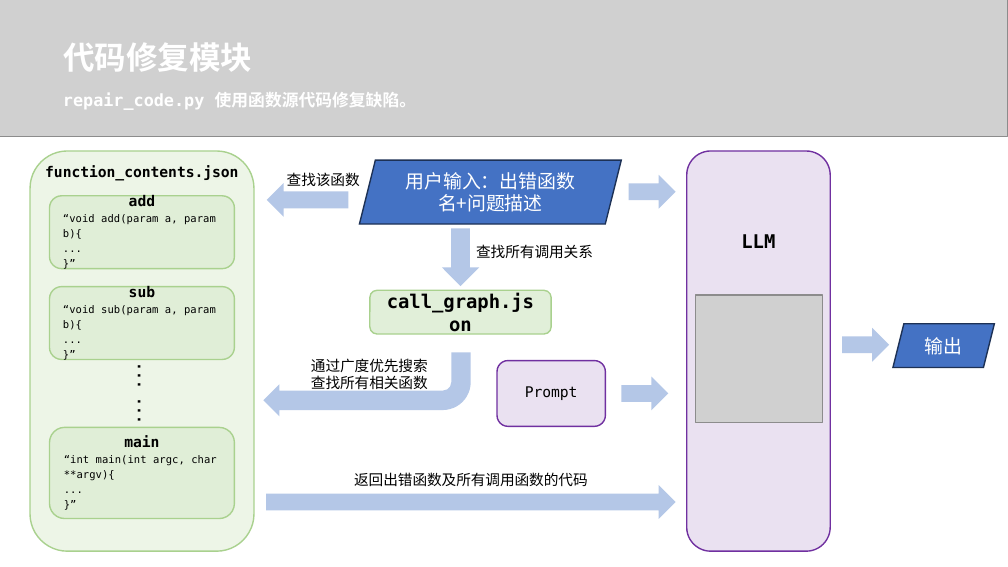
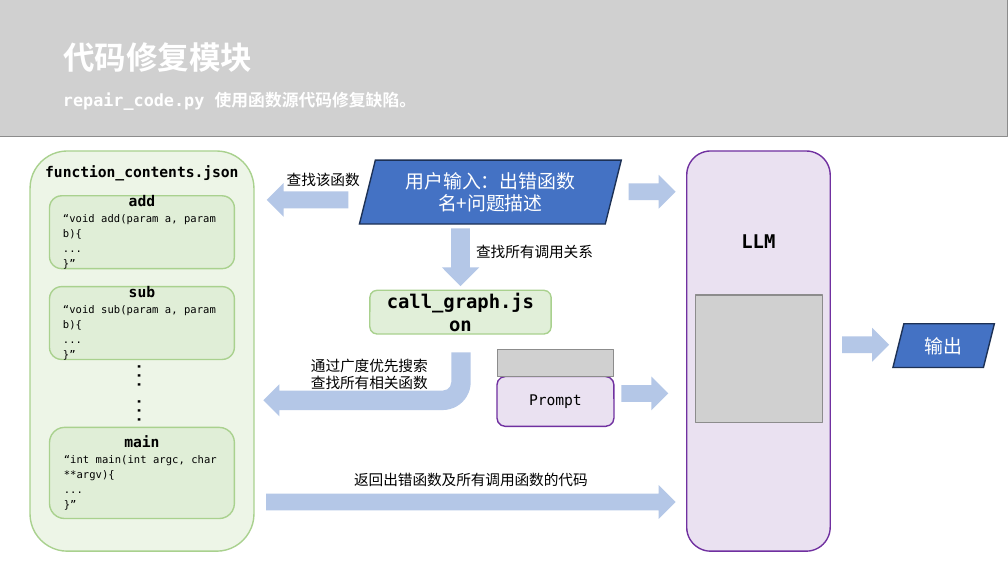
Before and after one commit to Zhenyu-Bo/Code-Assistant, a slide deck: slide 21 of report/LLM辅助的程序缺陷检测与修复.pptx. Drawn at 1008x567 pixels with LibreOffice and Linux fonts; fonts in the diff are those of the drawing; grey boxes stand for pictures. Boxes give left, top, right and bottom in pixels: in the first picture for what was removed or moved away, otherwise in the second. Text is boxed around its words. In the diff, an @@ line names an element or a change of style, - is before the commit and + after.

```diff
--- a/report/LLM辅助的程序缺陷检测与修复.pptx
+++ b/report/LLM辅助的程序缺陷检测与修复.pptx
@@ picture added at [497,350,614,377] @@
@@ rounded rectangle "Prompt": place and size @@
-rounded rectangle "Prompt" at [497,361,606,426]
+rounded rectangle "Prompt" at [497,377,614,426]
```
Also in this commit, not shown: 3 other slides changed.
